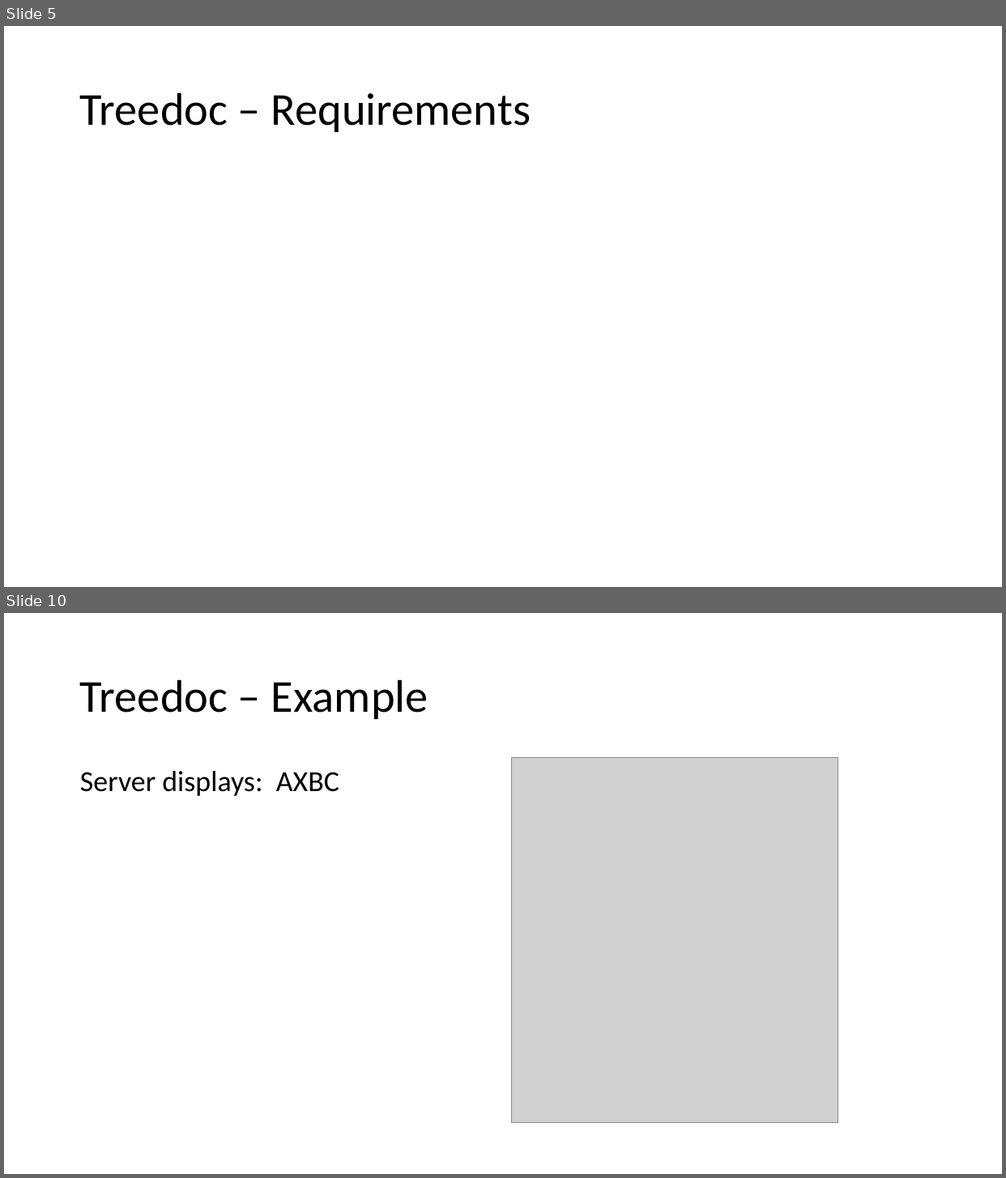
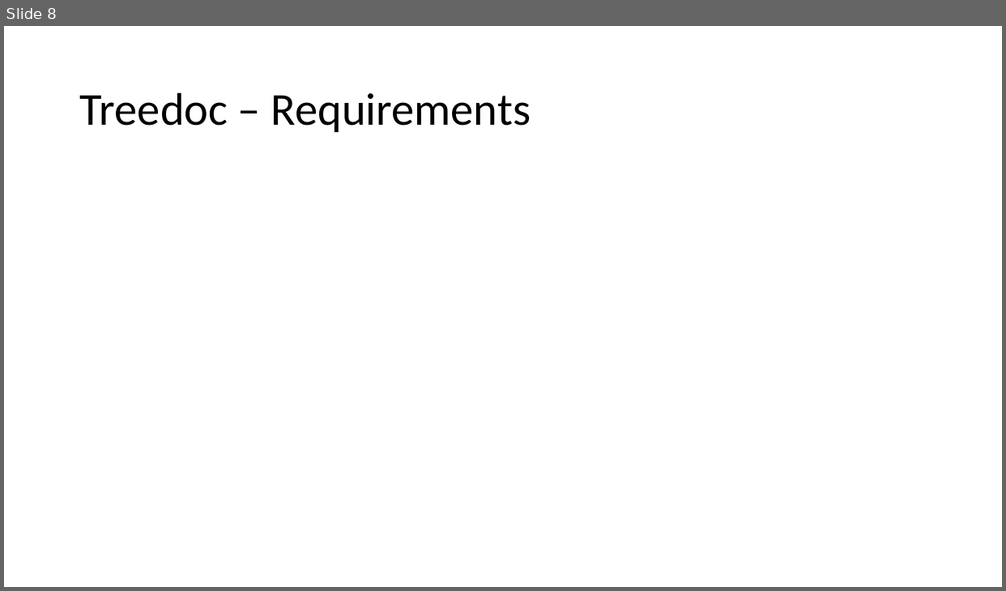
Before and after one commit to nickbradley/538b-project, a slide deck: p2pwiki.pptx. Shown one above the other, each under a label of ours: slides 5 and 10 before the commit, slide 8 after it; the slides between them are not shown. The pictures are 1006x1178 and 1006x591 pixels, drawn with LibreOffice and Linux fonts; fonts in the diff are those of the drawing; grey boxes stand for pictures. Boxes give left, top, right and bottom in pixels: in the first picture for what was removed or moved away, otherwise in the second. Text is boxed around its words. In the diff, an @@ line names an element or a change of style, - is before the commit and + after.

```diff
--- a/p2pwiki.pptx
+++ b/p2pwiki.pptx
@@ slide 10 removed at (4,613,1002,1174), background #FFFFFF @@
@@ title removed at (80,679,428,719) @@
-Treedoc – Example
@@ picture removed at (512,757,839,1122) @@
@@ text removed at (80,771,339,796) @@
-Server displays: AXBC
@@ what was slide 5 is now slide 8 @@
```
Also in this commit, not shown: 5 slides changed, 7 slides added, 3 other slides removed, 10 other files.
